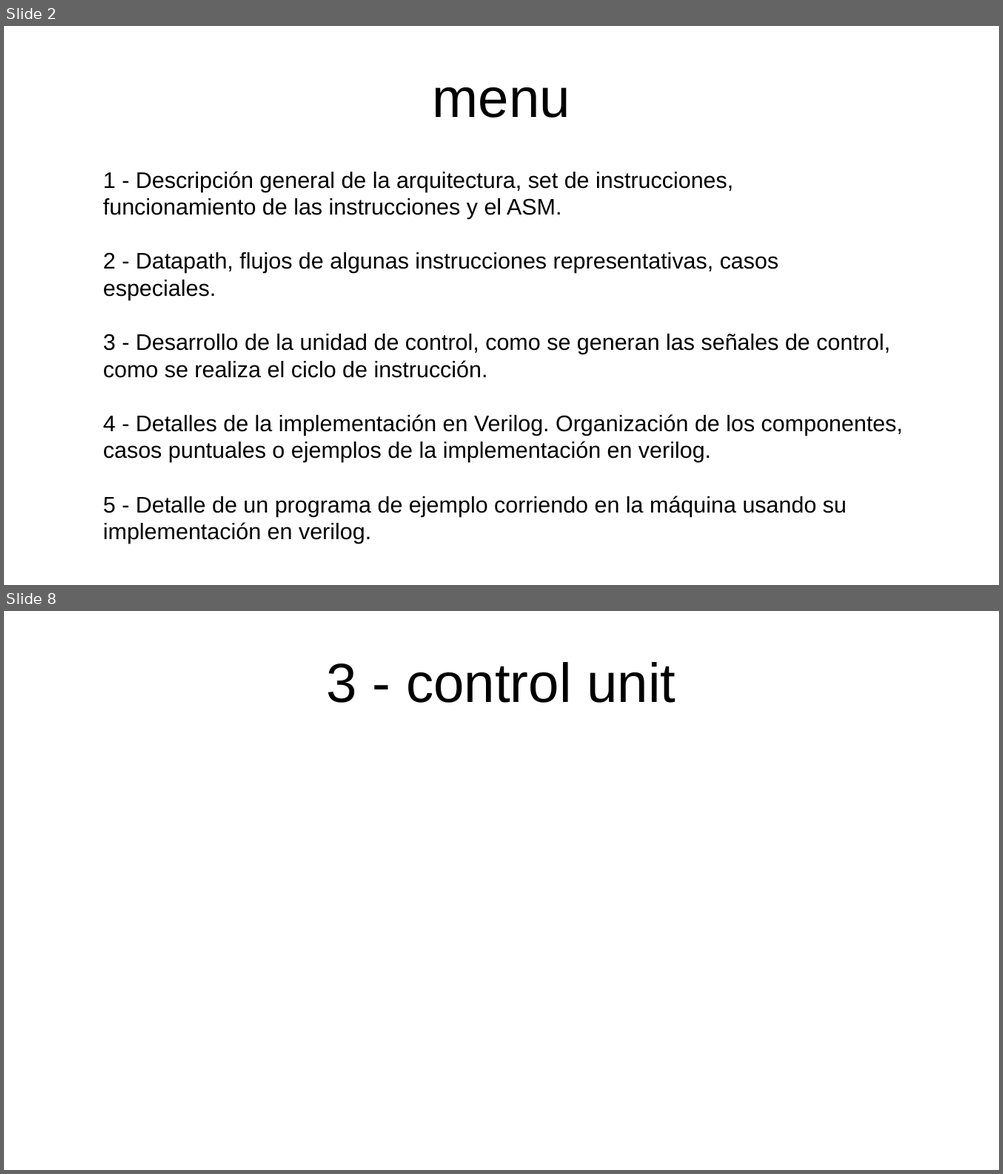
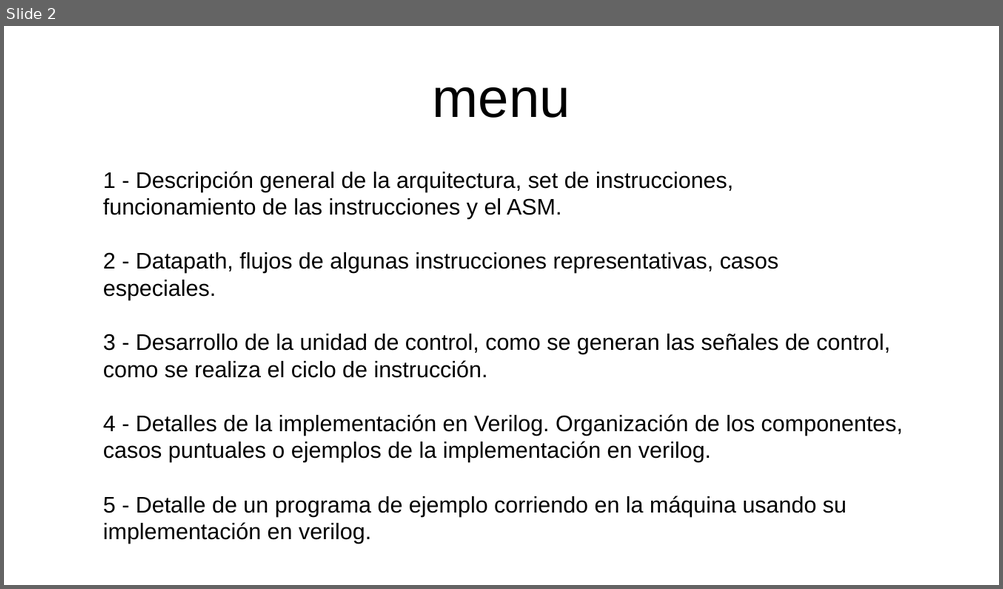
Before and after one commit to franciscod/core, a slide deck: core.odp. Shown one above the other, each under a label of ours: slides 2 and 8 before the commit, slide 2 after it; the slides between them are not shown. The pictures are 1003x1174 and 1003x589 pixels, drawn with LibreOffice and Linux fonts; fonts in the diff are those of the drawing. Boxes give left, top, right and bottom in pixels: in the first picture for what was removed or moved away, otherwise in the second. Text is boxed around its words. In the diff, an @@ line names an element or a change of style, - is before the commit and + after.

```diff
--- a/core.odp
+++ b/core.odp
@@ slide 8 removed at (4, 611, 999, 1170), background #FFFFFF @@
@@ title removed at (327, 662, 675, 703) @@
-3 - control unit
```
Also in this commit, not shown: 8 slides changed, 4 other slides removed, 1 other file.
